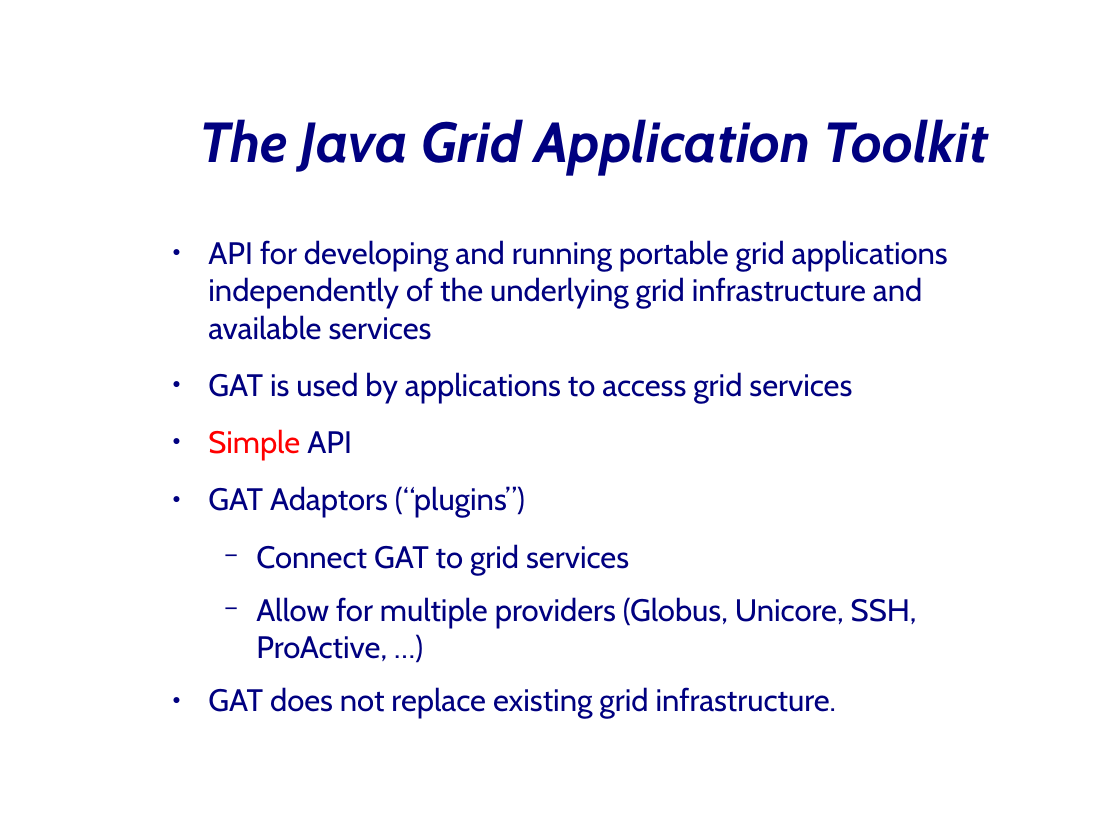
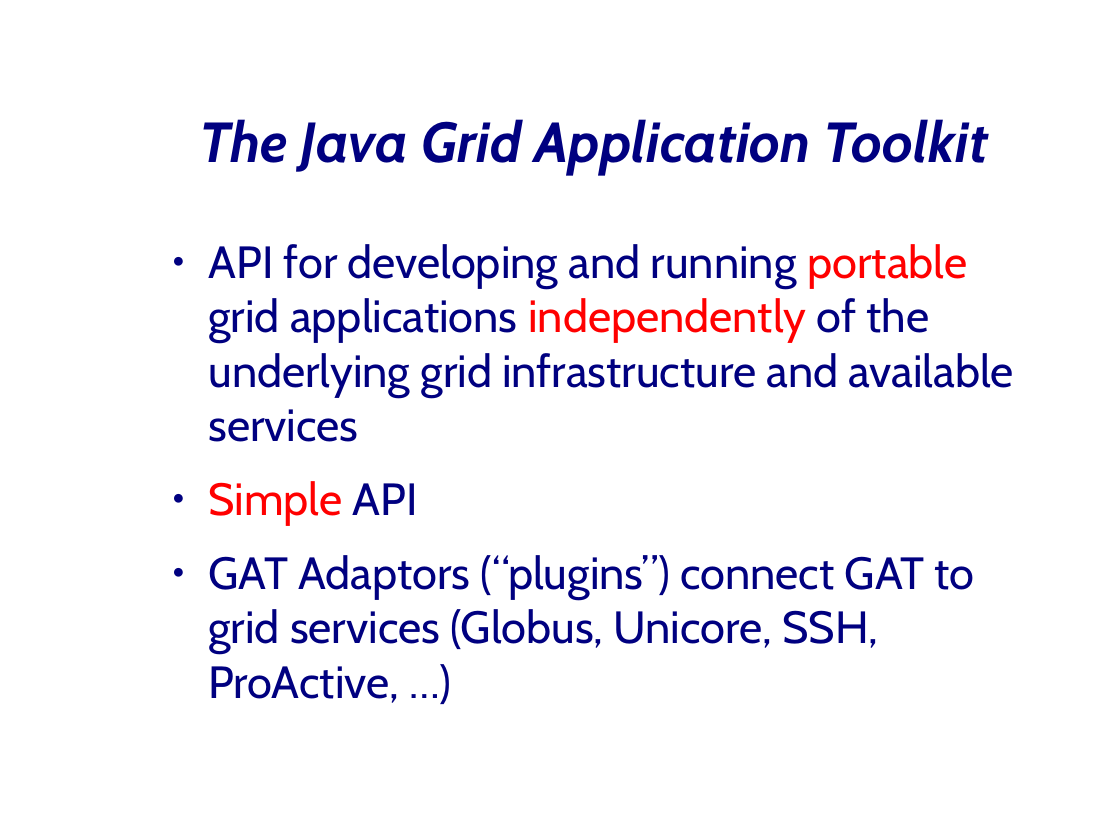
Before and after one commit to JungleComputing/barnes-demo, a slide deck: slide 14 of presentation.odp (slide 23 before the commit). Drawn at 1120x840 pixels with LibreOffice and Linux fonts; fonts in the diff are those of the drawing; background and template pictures are left out. Boxes give left, top, right and bottom in pixels: in the first picture for what was removed or moved away, otherwise in the second. Text is boxed around its words. In the diff, an @@ line names an element or a change of style, - is before the commit and + after.

```diff
--- a/presentation.odp
+++ b/presentation.odp
@@ text at (208, 244, 1014, 526): size 22 to 32 pt in "API for developing and running portable grid ...", "Simple API"; text colour #000080 to #FF0000 in "portable independently" @@
@@ text at (208, 372, 852, 403): paragraph removed @@
-● GAT is used by applications to access grid services
@@ text at (208, 555, 975, 703): text changed; size 22 to 32 pt @@
-● GAT Adaptors (“plugins”)
-  − Connect GAT to grid services
-  − Allow for multiple providers (Globus, Unicore, SSH, ProActive, …)
-● GAT does not replace existing grid infrastructure.
+● GAT Adaptors (“plugins”) connect GAT to grid services (Globus, Unicore, SSH, ProActive, …)
```
Also in this commit, not shown: 7 other slides changed, 3 slides added, 1 slide removed.
